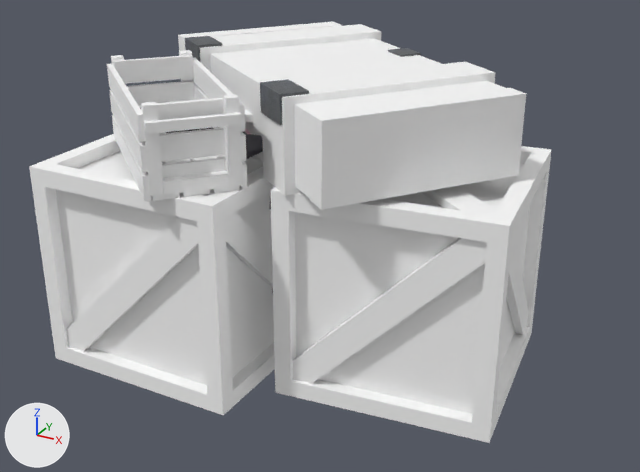
An edit to the FBX model models/fishBarrel.fbx, drawn before and after from the same camera.
The view is the same before and after, from a 50 mm camera at (1.58, -2.93, 1.83) aimed at (0.04, -0.14, 0.43). Lighting does not change. The marker at lower left points along +X, +Y and +Z. Where no turn or scale is listed for an object, it has been applied to the vertices.

In view in the first picture: 'crate flat.004', 'crate.006', 'crate.008', 'handcrate.004', 'hinge.004'.
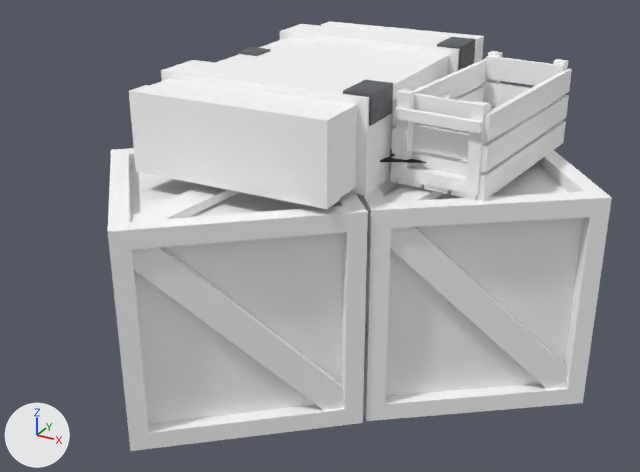
ob_crate_stack_part is not drawn itself; it is the parent of ob_crate_007, ob_attach_minor_81, ob_crate_flat_004, ob_path_crate_stack_part_worker_2, ob_path_crate_stack_part_transport, ob_hinge_004, ob_handcrate_004, ob_crate_008.

Location of each change, [x1, y1, x2, y2] in pixels of the pictures (640 x 472 px):
'crate.006', turned
    before: [29, 134, 275, 415]
    after: [357, 150, 612, 421]
'crate.007', turned (not visible before)
    after: [108, 148, 368, 451]
'crate.008', turned (not visible afterwards)
    before: [270, 146, 552, 443]
'crate flat.004', turned
    before: [178, 22, 526, 210]
    after: [129, 21, 484, 209]
'handcrate.004', turned
    before: [107, 50, 248, 202]
    after: [391, 51, 572, 201]
'hinge.004', turned
    before: [185, 36, 421, 125]
    after: [238, 37, 476, 126]

The change, as a list of edits to the scene's bpy script:
```text
Change ob_crate_stack_part:
    ob_crate_stack_part.rotation_euler: (1.571, 0.0, 1.571) -> (1.571, 0.0, -2.498)  # degrees (90, 0, 90) -> degrees (90, 0, -143)
```
